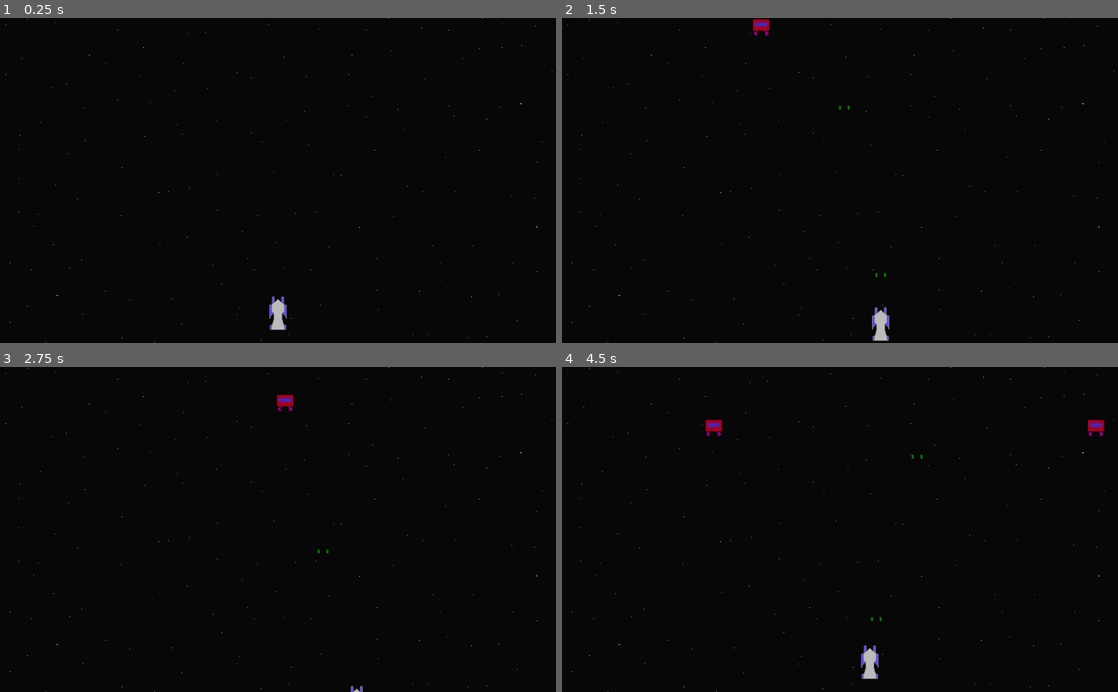
Above: before the commit, frames 1-4 (two rows, left to right).
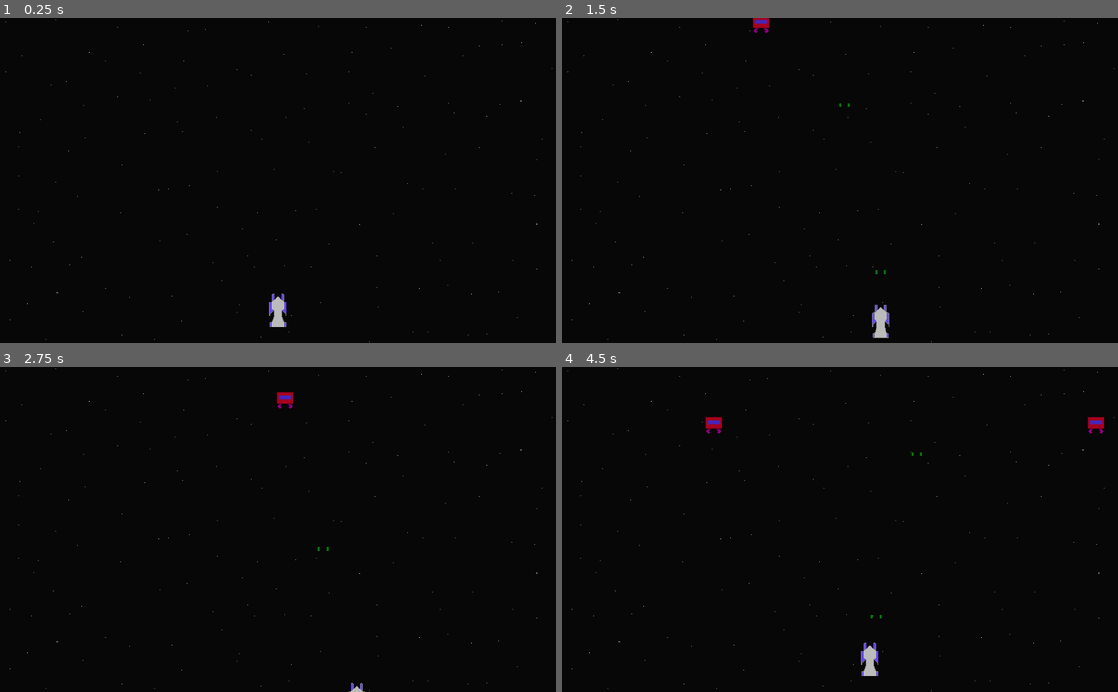
Above: after the commit, the same moments.

Repository: enigmanark/GoVaders
Game: Godot game, scene res://Game/level1.tscn
The game is run twice, just before and just after one commit, with the same random seed, the same clock (stepped at 60 frames per second) and the same inputs.
Inputs:
- Up to frame 1 (0.25 s): no input
- Up to frame 2 (1.5 s): tap Enter at 0.5 s; hold D (right) 0.53-1.28 s; tap Space (fire) at 0.6, 1.35 s; hold S (down) from 1.28 s (still down)
- Up to frame 3 (2.75 s): release S (down) at 2.03 s; hold D (right) from 2.03 s (still down); tap Space (fire) at 2.1 s
- Up to frame 4 (4.5 s): release D (right) at 2.78 s; hold W (up) 2.78-3.53 s; tap Space (fire) at 2.85, 3.6, 4.35 s; hold A (left) from 3.53 s (still down)

The runs differ from the first frame. In frame 1, 0.3% of the frame differs, in the area x 1-100%, y 0-100%; in frame 2, 0.4%; in frame 3, 0.3%; in frame 4, 0.6%.

Commit message:
Fixed camera

Diff:
--- a/Game/level1.tscn
+++ b/Game/level1.tscn
@@ -47,3 +47,30 @@
 [node name="alien" parent="." index="3" instance=ExtResource( 3 )]
 
 position = Vector2( 160, -32 )
+
+[node name="Camera2D" type="Camera2D" parent="." index="4"]
+
+position = Vector2( 512, 305.036 )
+anchor_mode = 1
+rotating = false
+current = true
+zoom = Vector2( 1, 1 )
+limit_left = -10000000
+limit_top = -10000000
+limit_right = 10000000
+limit_bottom = 10000000
+limit_smoothed = false
+drag_margin_h_enabled = true
+drag_margin_v_enabled = true
+smoothing_enabled = false
+smoothing_speed = 5.0
+offset_v = 0.0
+offset_h = 0.0
+drag_margin_left = 0.2
+drag_margin_top = 0.2
+drag_margin_right = 0.2
+drag_margin_bottom = 0.2
+editor_draw_screen = true
+editor_draw_limits = false
+editor_draw_drag_margin = false
+_sections_unfolded = [ "Transform" ]
--- a/project.godot
+++ b/project.godot
@@ -13,6 +13,11 @@
 config/name="GoVaders"
 run/main_scene="res://Game/level1.tscn"
 config/icon="res://icon.png"
+
+[display]
+
+window/stretch/mode="2d"
+window/stretch/aspect="keep"
 
 [input]
 
